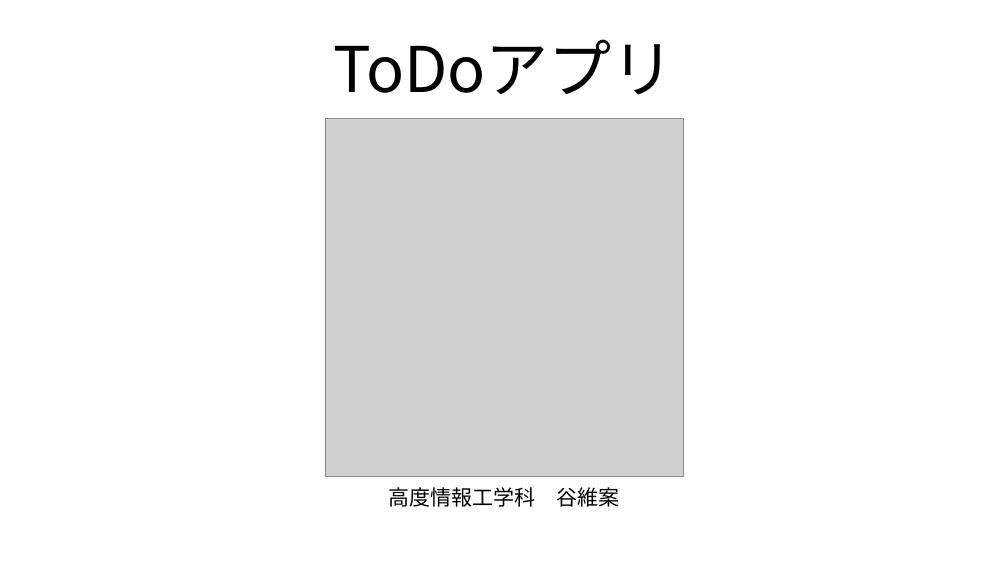
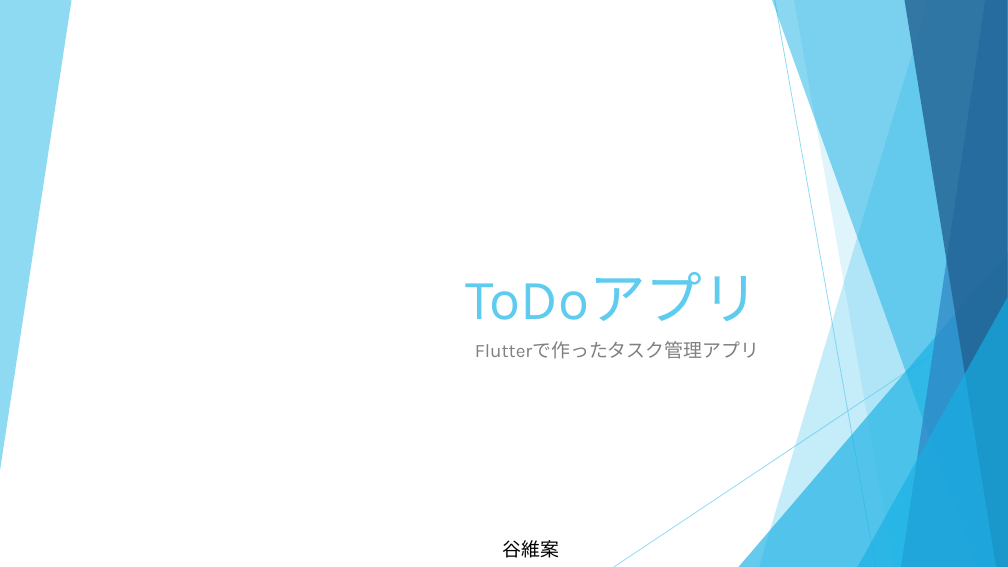
Before and after one commit to TaniIan/flutter_application_1, a slide deck: slide 1 of Todoアプリ_谷維案.pptx. Drawn at 1008x567 pixels with LibreOffice and Linux fonts; fonts in the diff are those of the drawing; grey boxes stand for pictures. Boxes give left, top, right and bottom in pixels: in the first picture for what was removed or moved away, otherwise in the second. Text is boxed around its words. In the diff, an @@ line names an element or a change of style, - is before the commit and + after.

```diff
--- a/Todoアプリ_谷維案.pptx
+++ b/Todoアプリ_谷維案.pptx
@@ picture removed at [325, 118, 684, 476] @@
@@ title "ToDoアプリ": place and size @@
-title "ToDoアプリ" at [333, 39, 675, 95]
+title "ToDoアプリ" at [466, 272, 759, 321]
@@ title "ToDoアプリ" at [466, 272, 759, 321]: size 60 to 54 pt, font Noto Sans CJK JP to Karla, text colour #000000 to #5FCBEF; alignment centre to right; line spacing 0.9 to 1 @@
@@ group added at [0, 0, 1008, 567]: 6 freeform shapes, 2 lines, 2 triangles @@
@@ subtitle added at [475, 341, 759, 359], 18 pt, text #808080 @@
+Flutterで作ったタスク管理アプリ
@@ subtitle removed at [388, 487, 620, 507] @@
-高度情報工学科 谷維案
@@ text added at [502, 540, 559, 558], 18 pt, text #000000 @@
+谷維案
```
Also in this commit, not shown: 1 other slide changed, 5 slides added, 4 slides removed, 2 other files.
